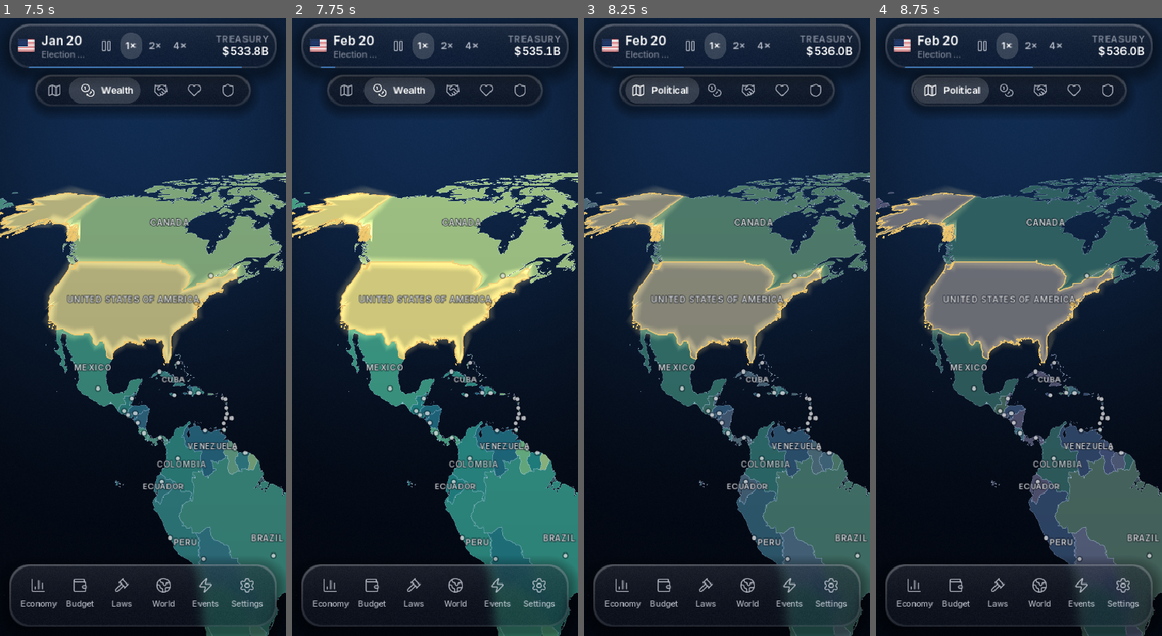
Above: before the commit, frames 1-4 (left to right).
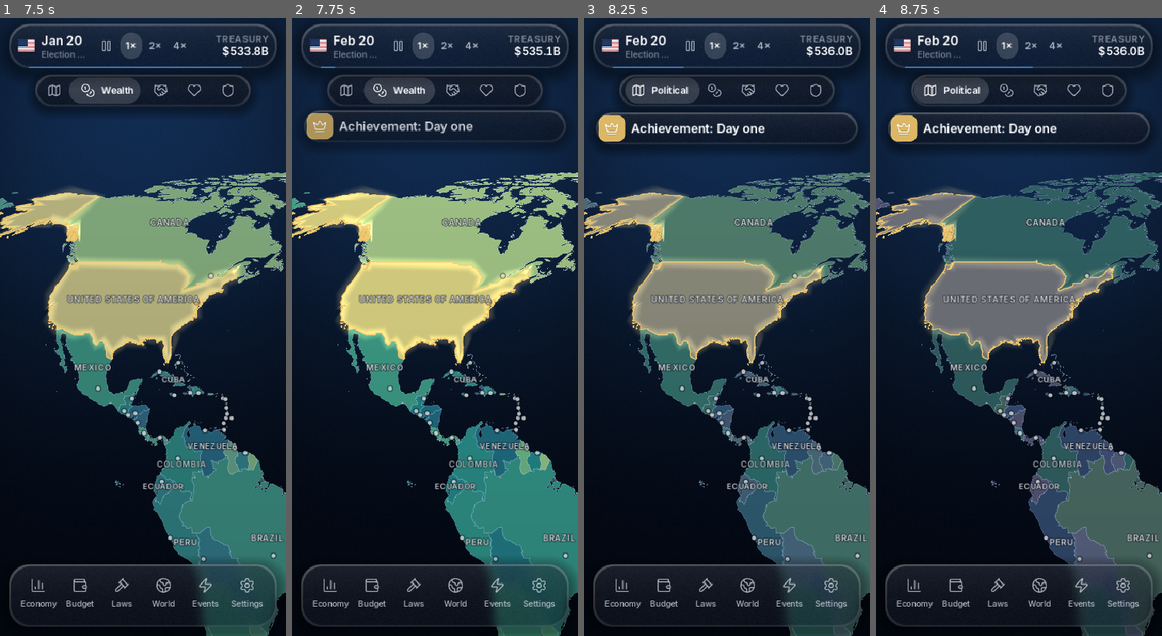
Above: after the commit, the same moments.

Repository: Arnav-Dugad/arnav-country-simulator
Game: Godot game, scene res://ui/screens/splash.tscn
Two runs of this game, one before a commit and one after it. Both use one fixed random seed, a clock stepped at 60 frames per second and the inputs below.
Inputs (mouse positions are in pixels of both pictures, inside the frame that each line leads up to):
- Up to frame 1 (7.5 s): move the mouse to (205, 296) at 0.52 s; click (205, 296) at 0.67 s; tap Enter at 1.25 s; drag from (85, 357) to (128, 450) at 1.27 s; click "Skip" at 2 s; click "Skip" at 2.75 s; click "Not now, play as guest" at 3.5 s; click (143, 339) at 4.27 s; type "12" at 4.35 s; click "Lead" at 5 s; click "Political" at 5.75 s; click "Skip tour" at 6.5 s; click (131, 92) at 7.27 s
- Up to frame 2 (7.75 s): no input
- Up to frame 3 (8.25 s): click (638, 92) at 8.02 s
- Up to frame 4 (8.75 s): no input

Frame 1 is identical in both runs. In frame 2, 3.0% of the frame differs, in the area x 4-96%, y 14-20%; in frame 3, 4.1%, in the area x 4-96%, y 15-22%; in frame 4, 4.1%.

Commit message:
Achievements (22, earned vs. your start) + gallery; v0.9.0
- Achievements autoload persisting across games; monthly checks, election/law hooks,
  counters (map views, explainers, aid); unlock toasts; Settings > Achievements gallery
- Start snapshot records growth/unemployment/balance/rating so trophies must be earned
- CHANGELOG 0.9.0 (world news + achievements)

Co-Authored-By: Claude Opus 5.5 <noreply@anthropic.com>

Diff:
--- /dev/null
+++ b/autoload/achievements.gd
@@ -0,0 +1,145 @@
+extends Node
+## Achievements: quiet milestones that persist across games (user://achievements.cfg).
+
+signal unlocked(id: String)
+
+const PATH := "user://achievements.cfg"
+const ALL := [
+	{"id": "first_month", "icon": "calendar", "title": "Day one", "desc": "Lead your nation for a month."},
+	{"id": "first_law", "icon": "gavel", "title": "Lawmaker", "desc": "Pass your first law."},
+	{"id": "reformer", "icon": "gavel", "title": "Reformer", "desc": "Have five of your own laws in force."},
+	{"id": "first_deal", "icon": "handshake", "title": "Open for business", "desc": "Sign a trade deal."},
+	{"id": "trader", "icon": "handshake", "title": "Trading nation", "desc": "Have five trade deals at once."},
+	{"id": "first_ally", "icon": "shield", "title": "Allies", "desc": "Form an alliance."},
+	{"id": "peacemaker", "icon": "globe", "title": "Peacemaker", "desc": "Be on excellent terms (60+) with ten countries."},
+	{"id": "generous", "icon": "hand-coins", "title": "Generous", "desc": "Send foreign aid five times."},
+	{"id": "re_elected", "icon": "vote", "title": "Four more years", "desc": "Win an election."},
+	{"id": "three_terms", "icon": "crown", "title": "Dynasty", "desc": "Win three elections in one game."},
+	{"id": "landslide", "icon": "vote", "title": "Landslide", "desc": "Win an election with over 60% of the vote."},
+	{"id": "aaa", "icon": "landmark", "title": "Triple A", "desc": "Earn a AAA credit rating (starting below it)."},
+	{"id": "tamed", "icon": "flame", "title": "Price tamer", "desc": "Bring inflation below 3% from above 8%."},
+	{"id": "full_jobs", "icon": "users", "title": "Full employment", "desc": "Get unemployment below 4% (starting above 5%)."},
+	{"id": "boom", "icon": "trending-up", "title": "Economic miracle", "desc": "Reach 7% growth, two points faster than when you started."},
+	{"id": "doubled", "icon": "trending-up", "title": "Twice as rich", "desc": "Double your country's GDP."},
+	{"id": "happy", "icon": "heart", "title": "Happy nation", "desc": "Raise happiness to 80 (starting below 75)."},
+	{"id": "debt_slayer", "icon": "piggy-bank", "title": "Debt slayer", "desc": "Cut debt by 20 points of GDP."},
+	{"id": "surplus", "icon": "wallet", "title": "In the black", "desc": "Turn a budget deficit into a surplus."},
+	{"id": "decade", "icon": "calendar", "title": "A decade in power", "desc": "Lead for ten years."},
+	{"id": "all_views", "icon": "layers", "title": "Cartographer", "desc": "Look at the world in all five map views."},
+	{"id": "curious", "icon": "info", "title": "Curious mind", "desc": "Check what's moving a number five times."},
+]
+
+var _got := {}        # id -> unix time
+var _counters := {}
+var _cfg := ConfigFile.new()
+
+
+func _ready() -> void:
+	if _cfg.load(PATH) == OK:
+		_got = _cfg.get_value("a", "got", {})
+		_counters = _cfg.get_value("a", "counters", {})
+	Game.month_passed.connect(_check_month)
+	Game.election_held.connect(func(r: Dictionary) -> void:
+		if r.won:
+			unlock("re_elected")
+			if float(r.share) > 60.0:
+				unlock("landslide")
+			if Game.elections_won >= 3:
+				unlock("three_terms"))
+	Game.law_finished.connect(func(_id: String, repealed: bool) -> void:
+		if not repealed:
+			unlock("first_law")
+			var c := Game.me()
+			var own := c.laws.keys().filter(func(k: String) -> bool:
+				return Laws.is_active(c, k) and not c.laws_start.has(k)).size()
+			if own >= 5:
+				unlock("reformer"))
+
+
+func has(id: String) -> bool:
+	return _got.has(id)
+
+
+func count() -> int:
+	return _got.size()
+
+
+func unlock(id: String) -> void:
+	if _got.has(id) or not Game.has_game():
+		return
+	_got[id] = int(Time.get_unix_time_from_system())
+	_save()
+	unlocked.emit(id)
+
+
+## Counted actions (map views, explainers, aid) -> unlock at a threshold.
+func bump(counter: String, value: Variant = 1) -> void:
+	match counter:
+		"map_view":
+			var seen: Array = _counters.get("views", [])
+			if not value in seen:
+				seen.append(value)
+			_counters["views"] = seen
+			if seen.size() >= 5:
+				unlock("all_views")
+		"explainer":
+			_counters["explainers"] = int(_counters.get("explainers", 0)) + 1
+			if int(_counters.explainers) >= 5:
+				unlock("curious")
+		"aid":
+			_counters["aid"] = int(_counters.get("aid", 0)) + 1
+			if int(_counters.aid) >= 5:
+				unlock("generous")
+	_save()
+
+
+func info(id: String) -> Dictionary:
+	for a in ALL:
+		if a.id == id:
+			return a
+	return {}
+
+
+func _check_month() -> void:
+	var c := Game.me()
+	if c == null:
+		return
+	var b: Dictionary = c.base
+	unlock("first_month")
+	if c.trade_deals >= 1:
+		unlock("first_deal")
+	if c.trade_deals >= 5:
+		unlock("trader")
+	if c.alliances >= 1:
+		unlock("first_ally")
+	var s: Dictionary = Game.start_snapshot
+	if c.rating() == "AAA" and str(s.get("rating", "AAA")) != "AAA":
+		unlock("aaa")
+	if float(Game.start_snapshot.get("inflation", b.inflation)) > 8.0 and c.inflation < 3.0:
+		unlock("tamed")
+	if c.unemployment < 4.0 and float(s.get("unemployment", 0.0)) >= 5.0:
+		unlock("full_jobs")
+	if c.growth > 7.0 and c.growth >= float(s.get("growth", 99.0)) + 2.0:
+		unlock("boom")
+	if c.gdp >= float(Game.start_snapshot.get("gdp", c.gdp)) * 2.0:
+		unlock("doubled")
+	if c.happiness >= 80.0 and float(s.get("happiness", 99.0)) < 75.0:
+		unlock("happy")
+	if c.debt_pct() <= float(Game.start_snapshot.get("debt_pct", 0.0)) - 20.0:
+		unlock("debt_slayer")
+	if c.balance > 0.0 and float(s.get("balance", 1.0)) < 0.0:
+		unlock("surplus")
+	if Game.months_played >= 120:
+		unlock("decade")
+	var friends := 0
+	for i in World.playable:
+		if i != Game.player and Game.relations[i] >= 60.0:
+			friends += 1
+	if friends >= 10:
+		unlock("peacemaker")
+
+
+func _save() -> void:
+	_cfg.set_value("a", "got", _got)
+	_cfg.set_value("a", "counters", _counters)
+	_cfg.save(PATH)
--- a/autoload/game.gd
+++ b/autoload/game.gd
@@ -108,7 +108,8 @@
 	_low_stability_months = 0
 	var c := me()
 	start_snapshot = {"year": year, "gdp": c.gdp, "debt_pct": c.debt_pct(), "approval": c.approval,
-		"happiness": c.happiness}
+		"happiness": c.happiness, "inflation": c.inflation, "growth": c.growth,
+		"unemployment": c.unemployment, "balance": c.balance, "rating": c.rating()}
 	_record_history()
 	me().refresh_explainer()
 	running = true
--- a/project.godot
+++ b/project.godot
@@ -56,6 +56,7 @@
 CloudSync="*res://services/cloud_sync.gd"
 Updater="*res://services/updater.gd"
 Store="*res://services/store.gd"
+Achievements="*res://autoload/achievements.gd"
 Router="*res://autoload/router.gd"
 DevTools="*res://autoload/dev_tools.gd"
 
--- a/sim/diplomacy.gd
+++ b/sim/diplomacy.gd
@@ -214,6 +214,7 @@
 	change_relation(i, gain)
 	_d().last_aid[str(i)] = Game.months_played
 	_d().aid_total = float(_d().aid_total) + amount
+	Achievements.bump("aid")
 	return gain
 
 
--- a/ui/components/explainer.gd
+++ b/ui/components/explainer.gd
@@ -42,6 +42,7 @@
 
 
 func _ready() -> void:
+	Achievements.bump("explainer")
 	var c := Game.me()
 	var info: Dictionary = INFO[metric]
 	var now := float(c.get(metric))
--- a/ui/screens/game.gd
+++ b/ui/screens/game.gd
@@ -7,6 +7,7 @@
 	"diplomacy": "res://ui/sheets/diplomacy_page.gd", "events": "res://ui/sheets/events_page.gd",
 	"settings": "res://ui/sheets/settings_page.gd", "country": "res://ui/sheets/country_page.gd",
 	"store": "res://ui/sheets/store_page.gd", "laws": "res://ui/sheets/laws_page.gd",
+	"achievements": "res://ui/sheets/achievements_page.gd",
 }
 
 var map: MapView
@@ -67,6 +68,11 @@
 	Game.election_held.connect(_show_election)
 	Game.campaign_started.connect(_show_campaign)
 	Game.world_news.connect(_on_world_news)
+	Achievements.unlocked.connect(func(id: String) -> void:
+		var a := Achievements.info(id)
+		Toast.show_headline(self, "Achievement: " + str(a.title), "crown", DS.GOLD, modes.position.y + 52.0)
+		Audio.play("success", -6.0))
+	Achievements.bump("map_view", 0)
 	Game.game_over.connect(_on_game_over)
 	Game.law_finished.connect(func(id: String, repealed: bool) -> void:
 		var l := Laws.law(id)
@@ -257,6 +263,7 @@
 		"settings":
 			p.new_game_requested.connect(_confirm_new_game)
 			p.store_requested.connect(func() -> void: open_page("store"))
+			p.achievements_requested.connect(func() -> void: open_page("achievements"))
 			p.tour_requested.connect(func() -> void:
 				sheet.close()
 				start_tour())
@@ -385,6 +392,7 @@
 
 func _on_mode_changed(m: int) -> void:
 	_mode = m
+	Achievements.bump("map_view", m)
 	map.set_colors(_colors_for(m))
 
 
--- /dev/null
+++ b/ui/sheets/achievements_page.gd
@@ -0,0 +1,39 @@
+class_name AchievementsPage
+extends SheetPage
+## Gallery of achievements (persist across games).
+
+var _grid: VBoxContainer
+var _summary: Label
+
+
+func _init() -> void:
+	super._init()
+	title = "Achievements"
+	open_at = BottomSheet.Snap.FULL
+
+
+func _build() -> void:
+	_summary = note("")
+	_grid = VBoxContainer.new()
+	_grid.add_theme_constant_override(&"separation", 2)
+	add_child(_grid)
+
+
+func refresh() -> void:
+	_summary.text = "%d of %d unlocked. Achievements carry over between games." % [
+		Achievements.count(), Achievements.ALL.size()]
+	for ch in _grid.get_children():
+		ch.queue_free()
+	var items := Achievements.ALL.duplicate()
+	items.sort_custom(func(a: Dictionary, b: Dictionary) -> bool:
+		return int(Achievements.has(a.id)) > int(Achievements.has(b.id)))
+	for a in items:
+		var got := Achievements.has(a.id)
+		var row := ListRow.new().setup(str(a.title), str(a.desc), "Unlocked" if got else "")
+		row.subtitle_label.autowrap_mode = TextServer.AUTOWRAP_WORD_SMART
+		row.subtitle_label.text_overrun_behavior = TextServer.OVERRUN_NO_TRIMMING
+		row.trailing_label.theme_type_variation = &"BadgeLabel"
+		var tile := ListRow.icon_tile(str(a.icon) if got else "lock", DS.GOLD if got else Color(1, 1, 1, 0.18))
+		row.set_leading(tile)
+		row.modulate.a = 1.0 if got else 0.62
+		_grid.add_child(row)
--- a/ui/sheets/settings_page.gd
+++ b/ui/sheets/settings_page.gd
@@ -5,6 +5,7 @@
 signal new_game_requested
 signal store_requested
 signal tour_requested
+signal achievements_requested
 
 var _slots_box: VBoxContainer
 var _account_box: VBoxContainer
@@ -23,7 +24,13 @@
 	store_row.set_leading(ListRow.icon_tile("crown", DS.GOLD))
 	store_row.trailing_label.add_theme_color_override(&"font_color", DS.ORANGE)
 	store_row.tapped.connect(func() -> void: store_requested.emit())
-	section("").add_child(store_row)
+	var top := section("")
+	top.add_child(store_row)
+	var ach_row := ListRow.new().setup("Achievements", "%d of %d unlocked" % [Achievements.count(), Achievements.ALL.size()])
+	ach_row.set_leading(ListRow.icon_tile("crown", DS.ACCENT))
+	ach_row.tapped.connect(func() -> void: achievements_requested.emit())
+	top.add_child(ach_row)
+	set_meta(&"ach_row", ach_row)
 
 	var game := section("Game")
 	var save := AppButton.make("Save now", &"PrimaryButton", "download")
@@ -164,3 +171,6 @@
 
 func refresh() -> void:
 	_refresh_slots()
+	var ar: ListRow = get_meta(&"ach_row", null)
+	if ar:
+		ar.subtitle_label.text = "%d of %d unlocked" % [Achievements.count(), Achievements.ALL.size()]
Not shown, added: autoload/achievements.gd.uid
Not shown, added: ui/sheets/achievements_page.gd.uid
Not shown, changed: CHANGELOG.md
Not shown, changed: docs/ROADMAP.md
